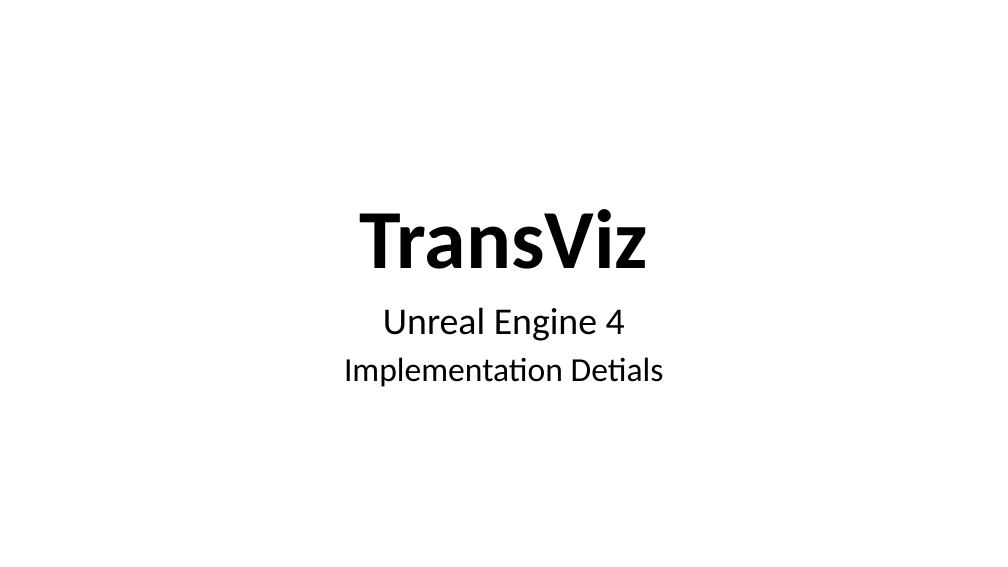
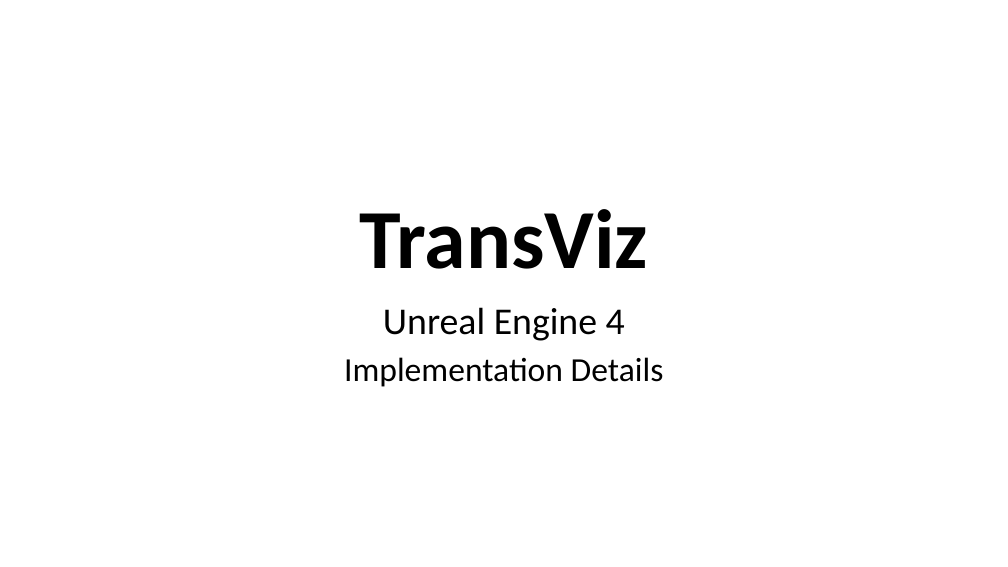
Before and after one commit to hacknaman/glStream, a slide deck: slide 1 of doc/UE/TransVizUE.pptx. Drawn at 1008x567 pixels with LibreOffice and Linux fonts; fonts in the diff are those of the drawing. Boxes give left, top, right and bottom in pixels: in the first picture for what was removed or moved away, otherwise in the second. Text is boxed around its words. In the diff, an @@ line names an element or a change of style, - is before the commit and + after.

Commit message:
updated TransViz UE doc

```diff
--- a/doc/UE/TransVizUE.pptx
+++ b/doc/UE/TransVizUE.pptx
@@ subtitle at box(344, 357, 664, 387): text changed @@
-Implementation Detials
+Implementation Details
```
Also in this commit, not shown: 3 other slides changed.
